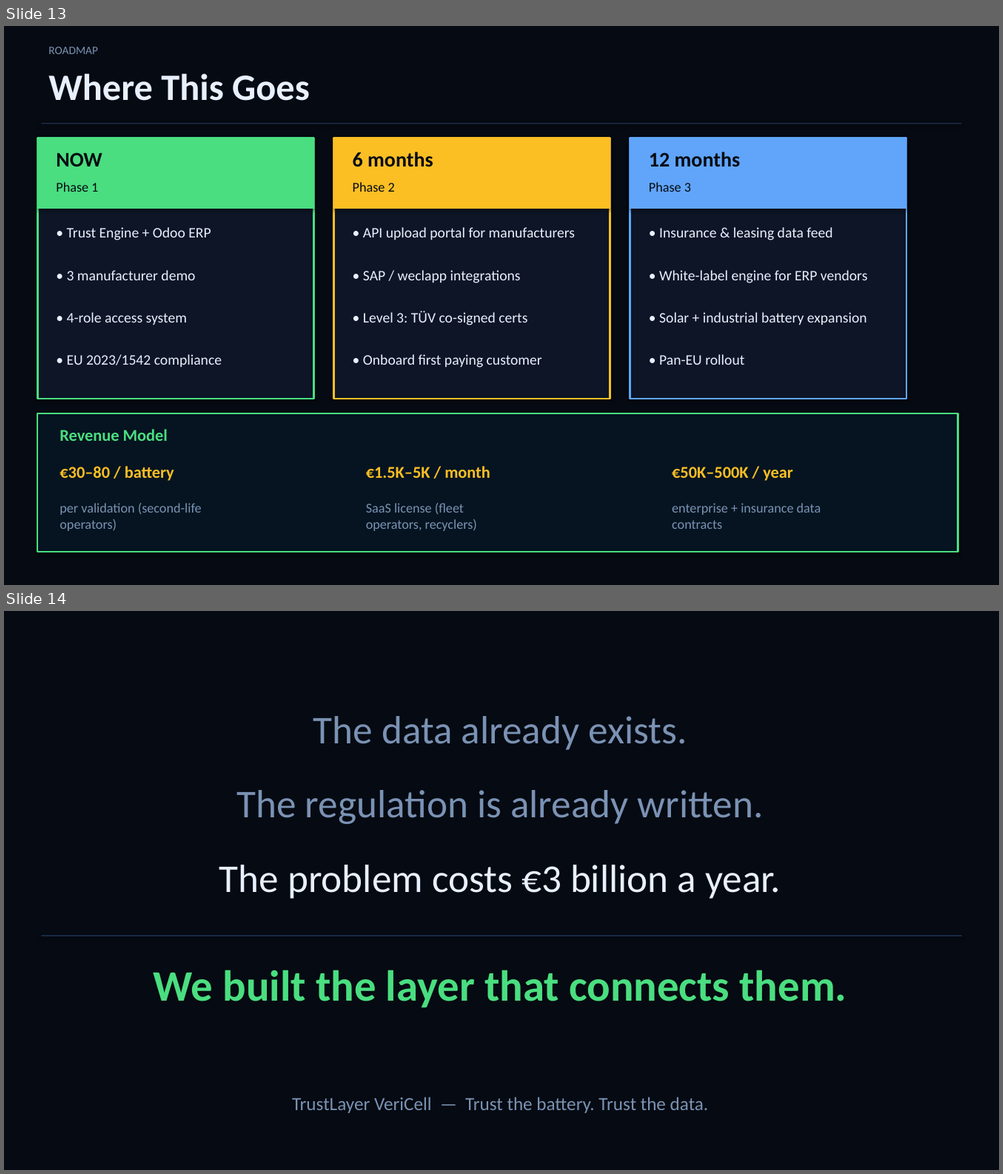
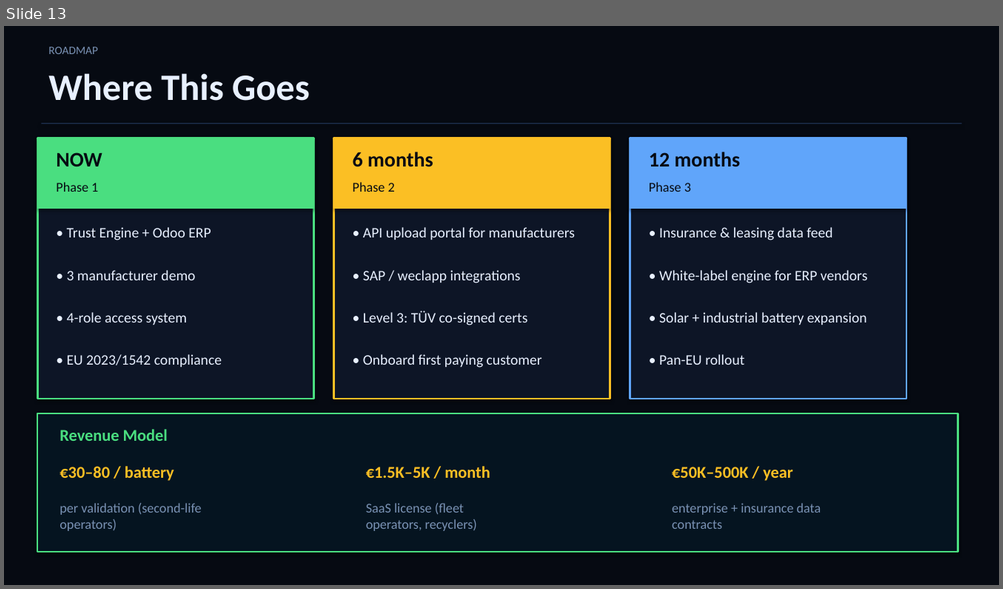
Before and after one commit to nishankvie/battery-dpp, a slide deck: VeriCell_Pitch_Deck.pptx. Shown one above the other, each under a label of ours: slides 13 and 14 before the commit, slide 13 after it. The pictures are 1003x1174 and 1003x589 pixels, drawn with LibreOffice and Linux fonts; fonts in the diff are those of the drawing. Boxes give left, top, right and bottom in pixels: in the first picture for what was removed or moved away, otherwise in the second. Text is boxed around its words. In the diff, an @@ line names an element or a change of style, - is before the commit and + after.

```diff
--- a/VeriCell_Pitch_Deck.pptx
+++ b/VeriCell_Pitch_Deck.pptx
@@ slide 14 removed at (4, 611, 999, 1170), background #FFFFFF @@
@@ rectangle removed at (4, 611, 999, 1170) @@
@@ text removed at (313, 716, 686, 750) @@
-The data already exists.
@@ text removed at (237, 790, 763, 824) @@
-The regulation is already written.
@@ text removed at (219, 865, 780, 899) @@
-The problem costs €3 billion a year.
@@ rectangle removed at (41, 936, 962, 937) @@
@@ text removed at (153, 970, 847, 1008) @@
-We built the layer that connects them.
@@ text removed at (292, 1097, 708, 1113) @@
-TrustLayer VeriCell — Trust the battery. Trust the data.
```
Also in this commit, not shown: 4 slides changed, 1 slide added, 9 other files.
